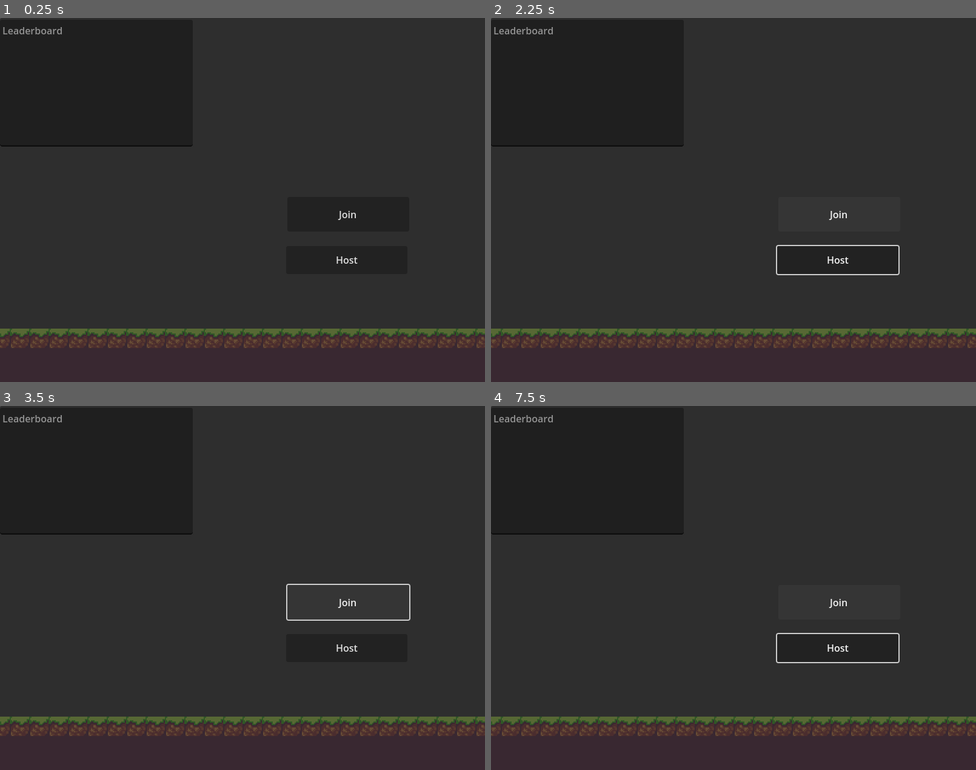
Above: before the commit, frames 1-4 (two rows, left to right).
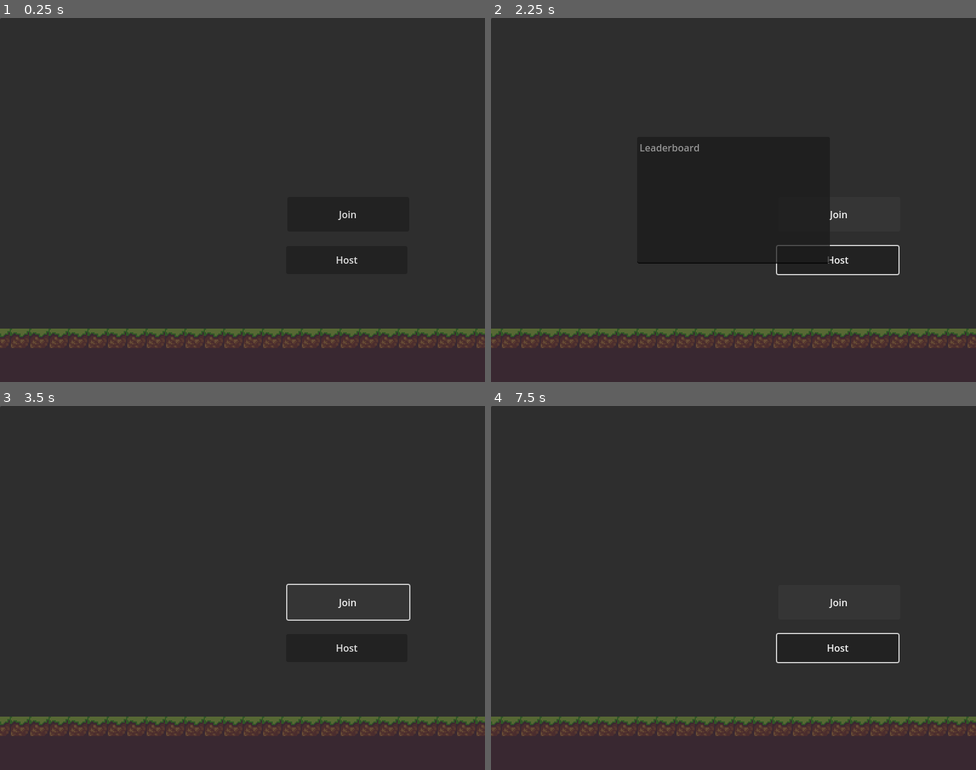
Above: after the commit, the same moments.

Repository: TarikPonciano/platformer-multiplayer-tarde
Game: Godot game, scene res://game.tscn
Same seed, same stepped clock (60 frames per second), same inputs: the game is played once before the commit and once after it.
Inputs:
- Up to frame 1 (0.25 s): no input
- Up to frame 2 (2.25 s): click "Host" at 0.5 s; click "Join" at 1.25 s; hold Right (ui_right) from 2.03 s (still down); hold Tab (view_stats, bound only after the commit) from 2.03 s (still down)
- Up to frame 3 (3.5 s): keep holding Right (ui_right); release Tab (view_stats, bound only after the commit) at 2.78 s; tap Z (shoot) at 2.85 s; tap Tab (view_stats, bound only after the commit) at 3.05 s
- Up to frame 4 (7.5 s): release Right (ui_right) at 3.53 s; hold Left (ui_left) 3.53-4.28 s; hold Tab (view_stats, bound only after the commit) 3.53-4.28 s; hold Right (ui_right) 4.28-5.78 s; tap Tab (view_stats, bound only after the commit) at 4.35, 5.85 s; hold Tab (view_stats, bound only after the commit) 5.03-5.78 s; tap Z (shoot) at 5.1, 7.35 s; hold Left (ui_left) 5.78-6.53 s; hold Right (ui_right) 6.53-7.28 s; hold Tab (view_stats, bound only after the commit) 6.53-7.28 s; hold Left (ui_left) from 7.28 s (still down)

The runs differ from the first frame. In frame 1, 0.2% of the frame differs, in the area x 0-40%, y 2-36%; in frame 2, 0.5%, in the area x 0-70%, y 2-68%; in frame 3, 0.2%; in frame 4, 0.2%.

Commit message:
Leadeboard tab

Diff:
--- a/game.gd
+++ b/game.gd
@@ -9,6 +9,12 @@
 @onready var spawnPoints = $SpawnPoints
 @onready var leaderBoard = $HUD/LeaderBoard
 @onready var points = {}
+
+func _process(delta: float) -> void:
+	if Input.is_action_pressed("view_stats"):
+		leaderBoard.visible = true
+	else:
+		leaderBoard.visible = false
 
 func _on_botao_join_pressed() -> void:
 	var resultado = peer.create_client(ADDRESS, PORT)
@@ -37,24 +43,29 @@
 	print("O jogador foi conectado", id)
 	adicionar_jogador(id)
 
-func adicionar_jogador(id):
+func adicionar_jogador(id:int):
 
 	var novo_jogador = player_scene.instantiate()
 	novo_jogador.name = str(id)
+	points[str(id)] = {"kills":0, "deaths":0}
+	update_scores("0","0")
 	add_child(novo_jogador)
 
-func update_scores(killer, victim):
-	if (points.get(killer)):
-		points[killer]["kills"] += 1
+func update_scores(killer:String, victim:String):
+	if killer == "0" or victim == "0":
+		pass
 	else:
-		points[killer] = {"kills": 1, "deaths": 0}
+		if (points.get(killer)):
+			points[killer]["kills"] += 1
+		else:
+			points[killer] = {"kills": 1, "deaths": 0}
 
-	if (points.get(victim)):
-		points[victim]["deaths"] += 1
-	else:
-		points[victim] = {"kills": 0, "deaths": 1}
+		if (points.get(victim)):
+			points[victim]["deaths"] += 1
+		else:
+			points[victim] = {"kills": 0, "deaths": 1}
 
-	var texto = "ID - K - D \n"
+	var texto = "Leaderboard:\nID - K - D \n"
 	for id in points.keys():
 		texto += str(id," - ",points[id]["kills"]," - ",points[id]["deaths"],"\n")
 
--- a/game.tscn
+++ b/game.tscn
@@ -226,9 +226,18 @@
 [node name="HUD" type="CanvasLayer" parent="."]
 
 [node name="LeaderBoard" type="TextEdit" parent="HUD"]
-offset_top = 3.0
-offset_right = 318.0
-offset_bottom = 212.0
+anchors_preset = 8
+anchor_left = 0.5
+anchor_top = 0.5
+anchor_right = 0.5
+anchor_bottom = 0.5
+offset_left = -159.0
+offset_top = -104.5
+offset_right = 159.0
+offset_bottom = 104.5
+grow_horizontal = 2
+grow_vertical = 2
+size_flags_horizontal = 4
 placeholder_text = "Leaderboard
 "
 editable = false
@@ -239,6 +248,7 @@
 drag_and_drop_selection_enabled = false
 virtual_keyboard_enabled = false
 middle_mouse_paste_enabled = false
+wrap_mode = 1
 
 [connection signal="pressed" from="Control/Panel/BotaoJoin" to="." method="_on_botao_join_pressed"]
 [connection signal="pressed" from="Control/Panel/BotaoHost" to="." method="_on_botao_host_pressed"]
--- a/project.godot
+++ b/project.godot
@@ -31,6 +31,11 @@
 "events": [Object(InputEventKey,"resource_local_to_scene":false,"resource_name":"","device":0,"window_id":0,"alt_presse …(189 unchanged characters)…
 ]
 }
+view_stats={
+"deadzone": 0.5,
+"events": [Object(InputEventKey,"resource_local_to_scene":false,"resource_name":"","device":0,"window_id":0,"alt_pressed":false,"shift_pressed":false,"ctrl_pressed":false,"meta_pressed":false,"pressed":false,"keycode":0,"physical_keycode":4194306,"key_label":0,"unicode":0,"location":0,"echo":false,"script":null)
+]
+}
 
 [rendering]
 
